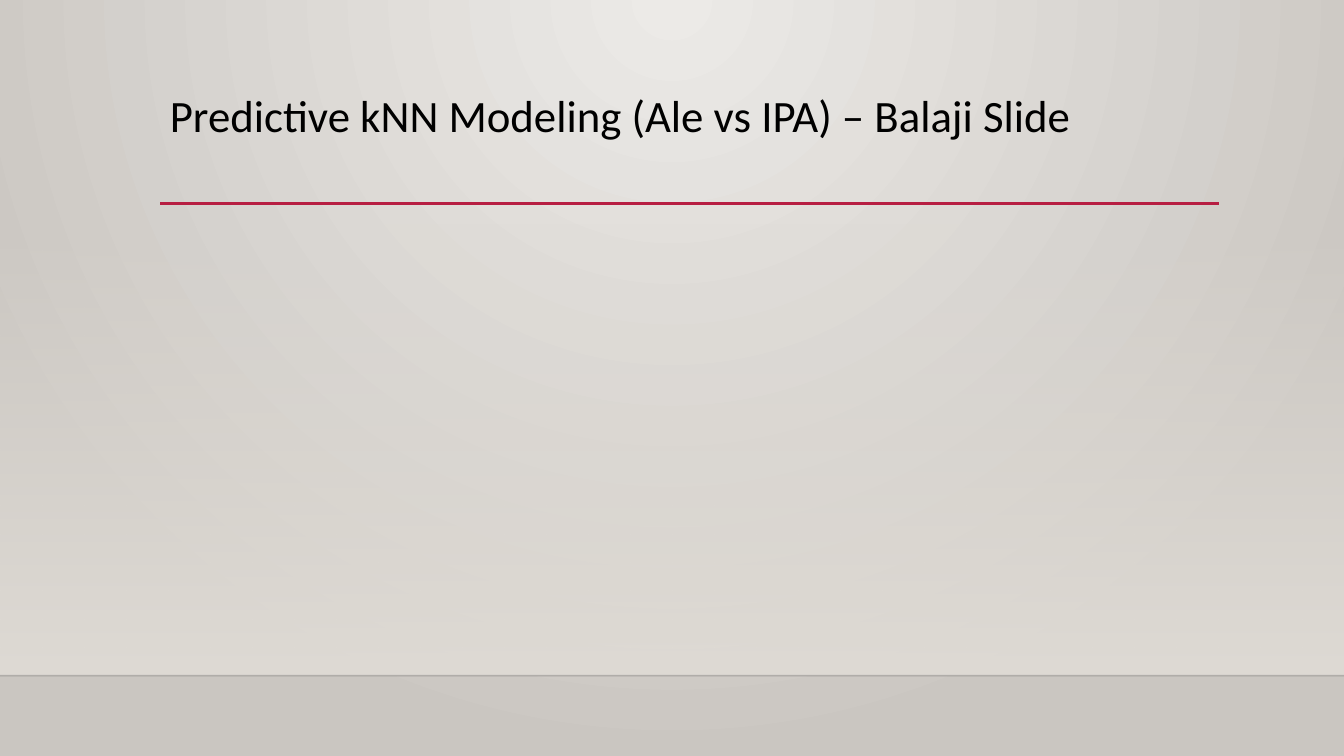
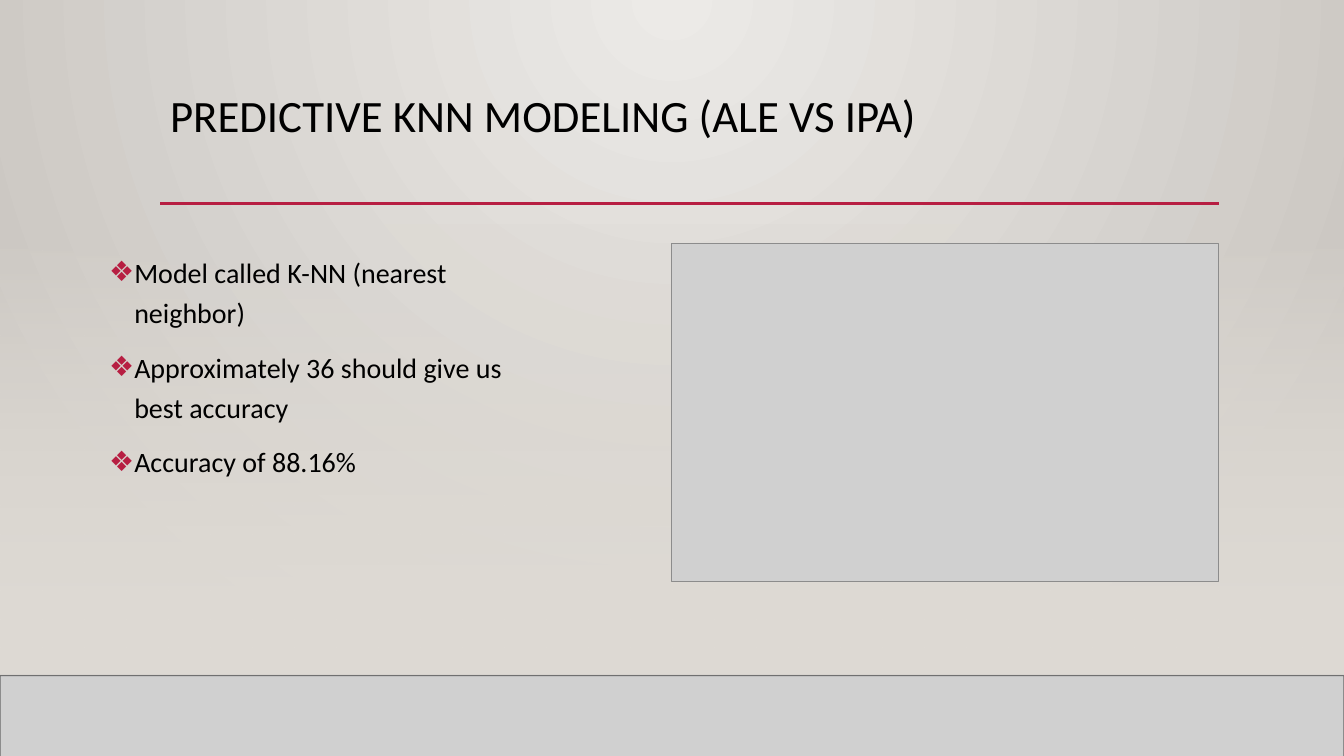
Before and after one commit to Aurian-G/BudweiserBreweryAnalysis, a slide deck: slide 10 of PPT/Case_Study_Analysis_DDS6306.pptx. Drawn at 1344x756 pixels with LibreOffice and Linux fonts; fonts in the diff are those of the drawing; grey boxes stand for pictures; background and template pictures are left out. Boxes give left, top, right and bottom in pixels: in the first picture for what was removed or moved away, otherwise in the second. Text is boxed around its words. In the diff, an @@ line names an element or a change of style, - is before the commit and + after.

```diff
--- a/PPT/Case_Study_Analysis_DDS6306.pptx
+++ b/PPT/Case_Study_Analysis_DDS6306.pptx
@@ title at (x1=170, y1=99, x2=916, y2=138): text changed @@
-Predictive kNN Modeling (Ale vs IPA) – Balaji Slide
+PREDICTIVE KNN MODELING (ALE VS IPA)
@@ rectangle added at (x1=0, y1=223, x2=1344, y2=676), fill gradient #DFDBD5 @@
@@ text added at (x1=134, y1=262, x2=502, y2=477), 20 pt, text #000000 @@
+❖ Model called K-NN (nearest neighbor)
+❖ Approximately 36 should give us best accuracy
+❖ Accuracy of 88.16%
@@ picture added at (x1=671, y1=244, x2=1218, y2=582) @@
@@ picture added at (x1=0, y1=676, x2=1344, y2=756) @@
@@ line added from (0, 676) to (1344, 676), #000001 1 pt @@
```
Also in this commit, not shown: 6 other slides changed.
